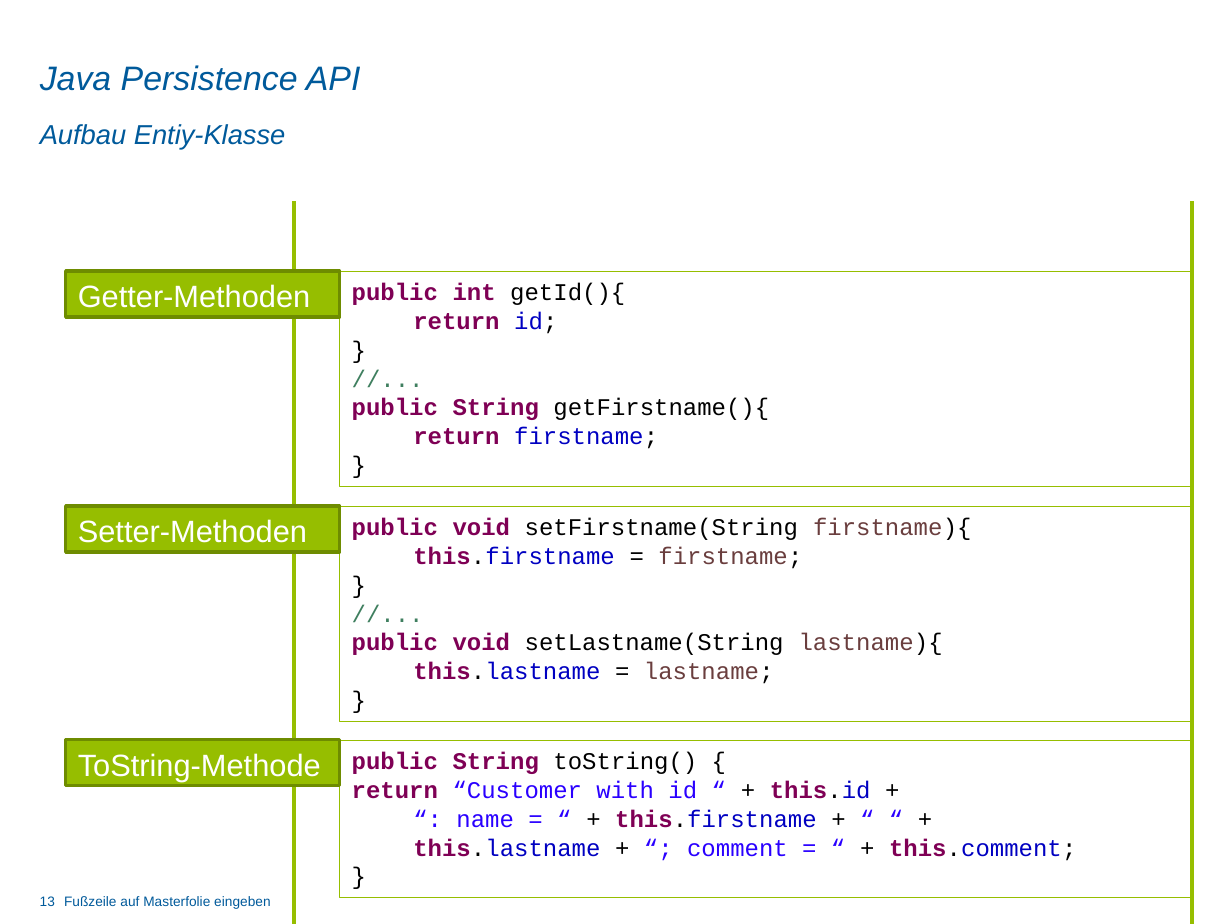
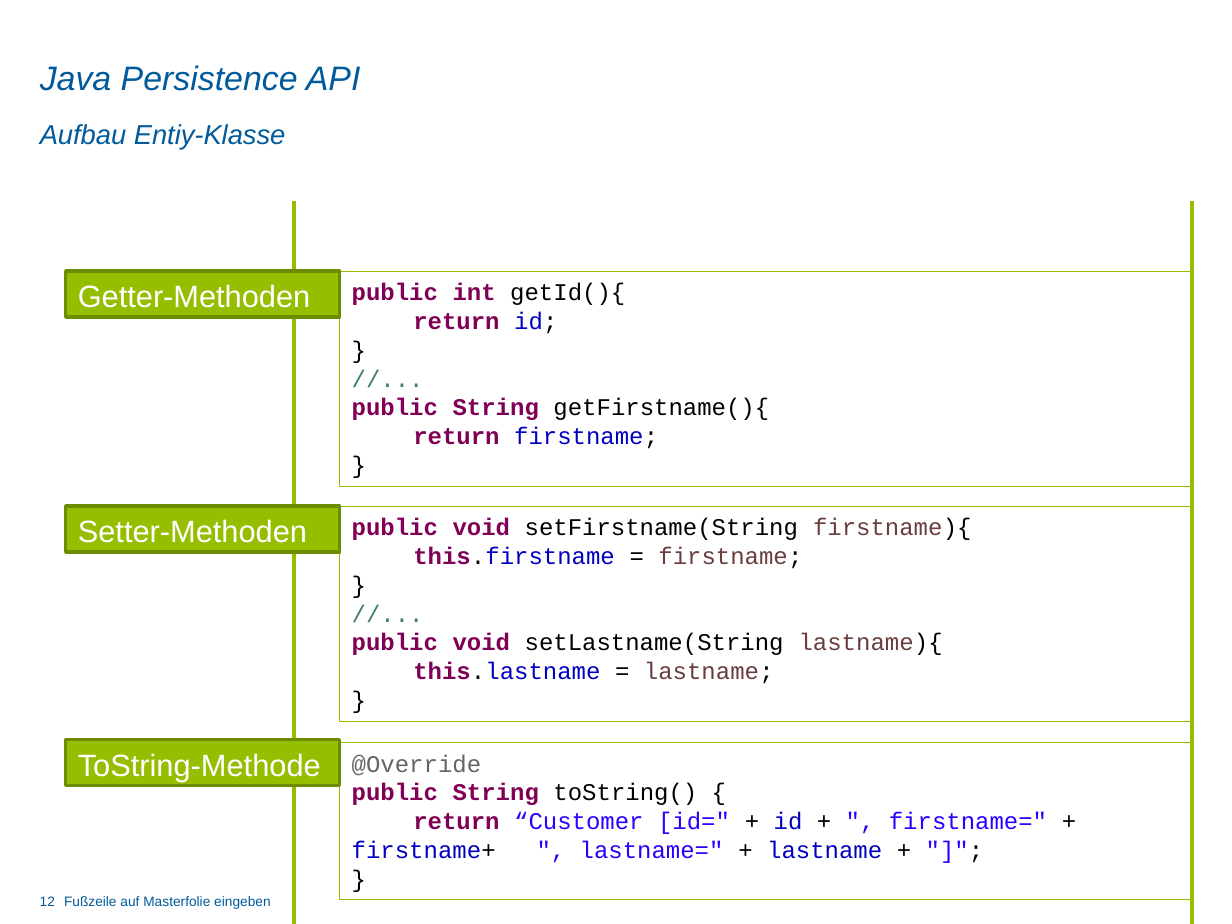
Before and after one commit to chw9022/iis_thema_1, a slide deck: slide 12 of Präsentation/Präsentation_V1.pptx (slide 13 before the commit). Drawn at 1232x924 pixels with LibreOffice and Linux fonts; fonts in the diff are those of the drawing; background and template pictures are left out. Boxes give left, top, right and bottom in pixels: in the first picture for what was removed or moved away, otherwise in the second. Text is boxed around its words. In the diff, an @@ line names an element or a change of style, - is before the commit and + after.

Commit message:
update powerpoint

```diff
--- a/Präsentation/Präsentation_V1.pptx
+++ b/Präsentation/Präsentation_V1.pptx
@@ text in rectangle at [352,754,481,776]: paragraph added @@
+@Override
@@ text in rectangle at [352,812,1047,859]: text changed @@
-return “Customer with id “ + this.id +
-“: name = “ + this.firstname + “ “ +
-this.lastname + “; comment = “ + this.comment;
+return “Customer [id=" + id + ", firstname=" + firstname+ ", lastname=" + lastname + "]";
@@ page number at [40,896,55,906]: text changed @@
-13
+12
```
Also in this commit, not shown: 4 other slides changed, 1 slide removed.
